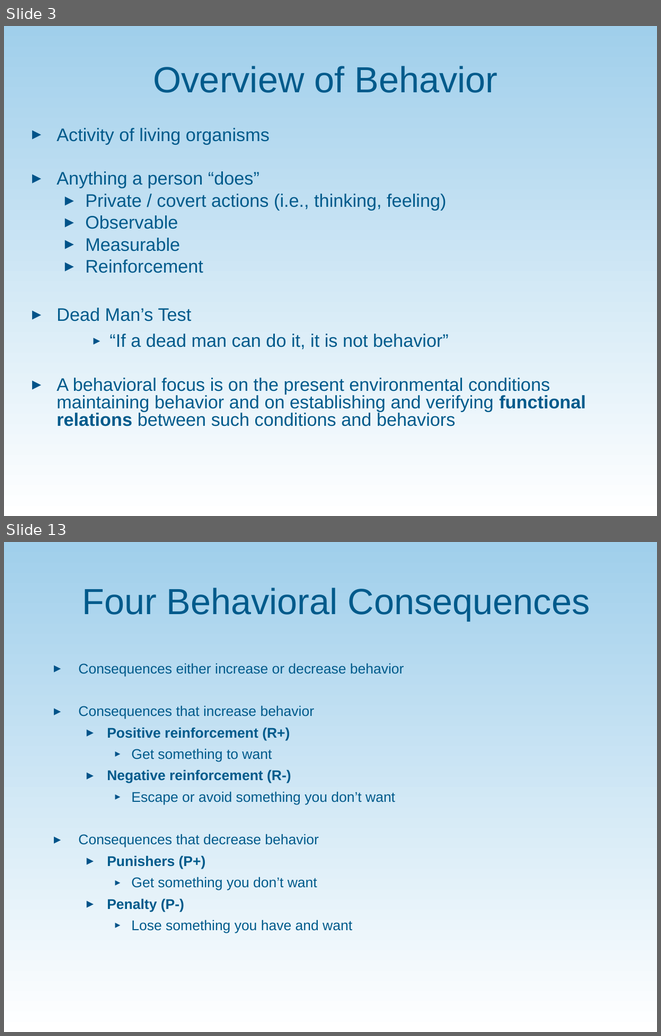
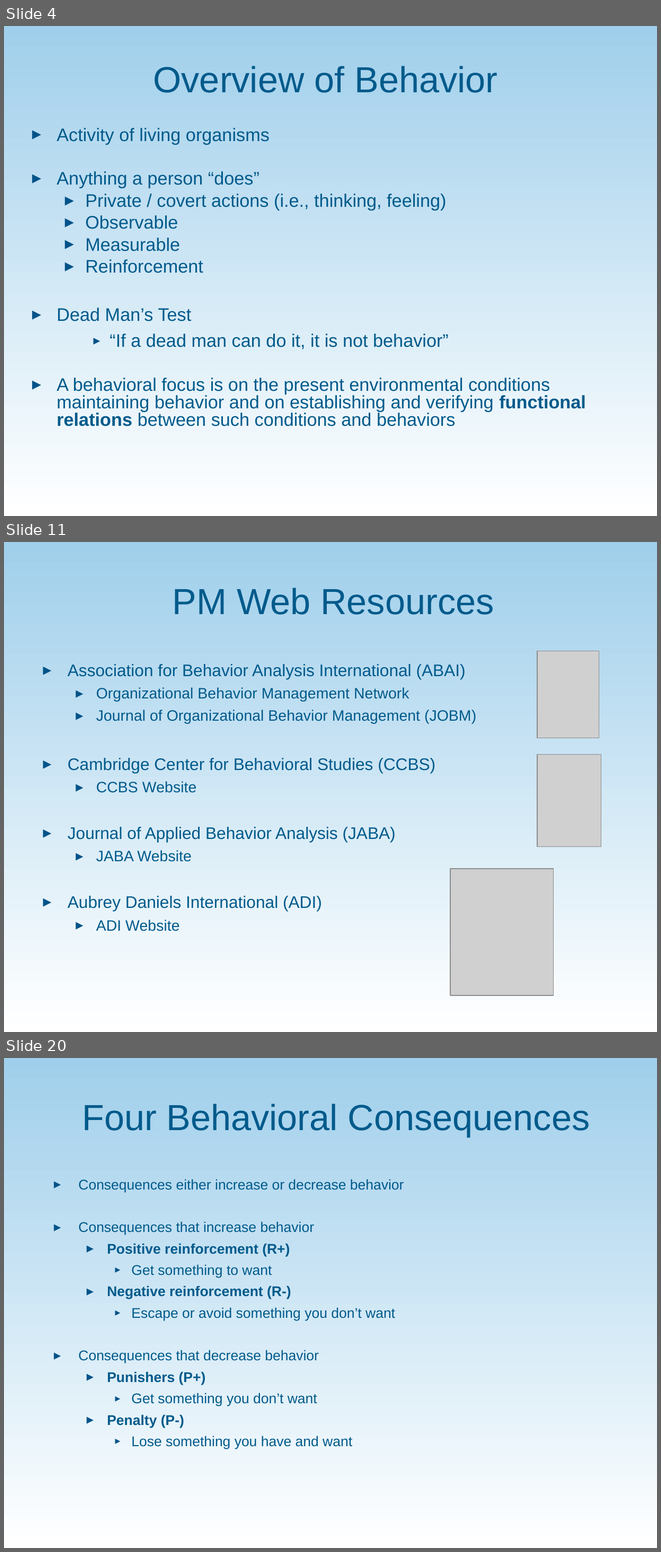
Before and after one commit to communityinclusion/vrsummit.org, a slide deck: assets/PP_Performance_Management_Behavioral_Perspective.ppt. Shown one above the other, each under a label of ours: slides 3 and 13 before the commit, slides 4, 11 and 20 after it; the slides between them are not shown. The pictures are 661x1036 and 661x1552 pixels, drawn with LibreOffice and Linux fonts; fonts in the diff are those of the drawing; grey boxes stand for pictures; background and template pictures are left out. Boxes give left, top, right and bottom in pixels: in the first picture for what was removed or moved away, otherwise in the second. Text is boxed around its words. In the diff, an @@ line names an element or a change of style, - is before the commit and + after.

```diff
--- a/assets/PP_Performance_Management_Behavioral_Perspective.ppt
+++ b/assets/PP_Performance_Management_Behavioral_Perspective.ppt
@@ slide 11 added at bbox=[4, 542, 657, 1032], background picture (left out) @@
@@ title added at bbox=[173, 588, 494, 615], 40 pt, text #005A8B @@
+PM Web Resources
@@ picture added at bbox=[538, 651, 600, 738] @@
@@ text added at bbox=[68, 664, 476, 931], 18.5 pt, text #005A8B @@
+▸ Association for Behavior Analysis International (ABAI)
+  ▸ Organizational Behavior Management Network
+  ▸ Journal of Organizational Behavior Management (JOBM)
+▸ Cambridge Center for Behavioral Studies (CCBS)
+  ▸ CCBS Website
+▸ Journal of Applied Behavior Analysis (JABA)
+  ▸ JABA Website
+▸ Aubrey Daniels International (ADI)
+  ▸ ADI Website
@@ picture added at bbox=[538, 754, 601, 847] @@
@@ picture added at bbox=[450, 868, 553, 995] @@
@@ what was slide 3 is now slide 4 @@
@@ what was slide 13 is now slide 20 @@
```
Also in this commit, not shown: 13 slides changed, 6 other slides added.
